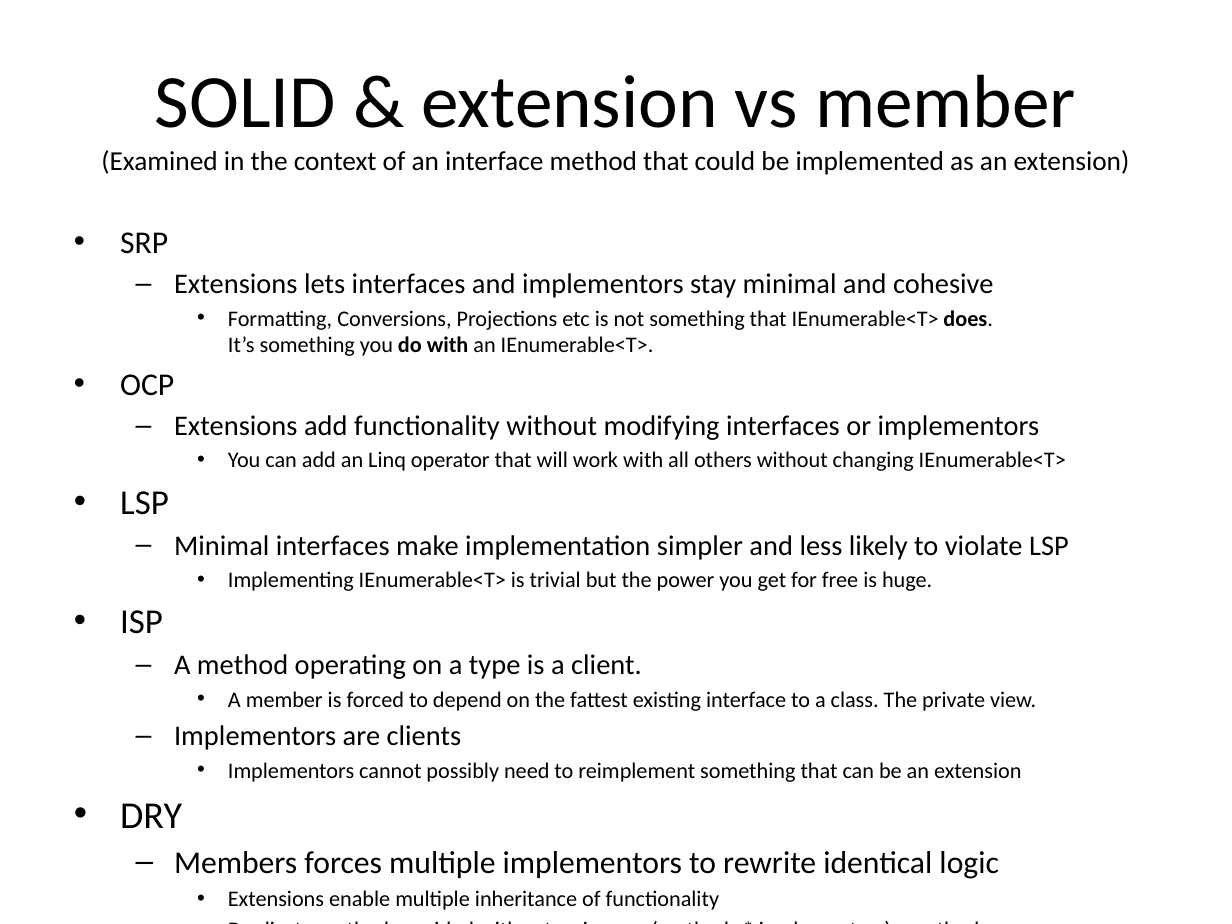
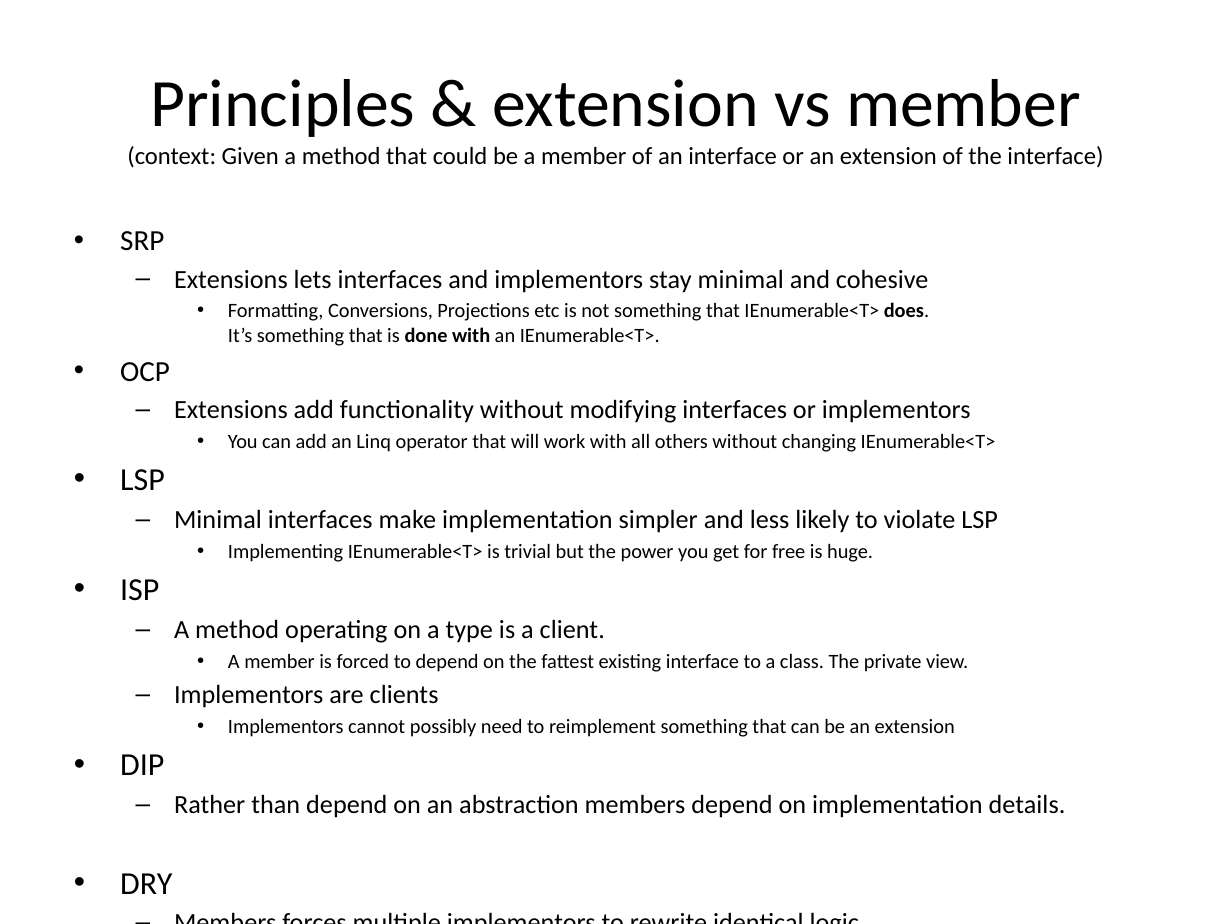
Before and after one commit to mlidbom/CSharpElevate, a slide deck: slide 10 of CSharp3.pptx. Drawn at 1232x924 pixels with LibreOffice and Linux fonts; fonts in the diff are those of the drawing. Boxes give left, top, right and bottom in pixels: in the first picture for what was removed or moved away, otherwise in the second. Text is boxed around its words. In the diff, an @@ line names an element or a change of style, - is before the commit and + after.

Commit message:
Update presentation.

```diff
--- a/CSharp3.pptx
+++ b/CSharp3.pptx
@@ title at <box>127,79,1103,168</box>: text changed; size 16 to 14.4 pt @@
-SOLID & extension vs member
-(Examined in the context of an interface method that could be implemented as an extension)
+Principles & extension vs member
+(context: Given a method that could be a member of an interface or an extension of the interface)
@@ text at <box>120,231,998,894</box>: size 18.5 to 17 pt in "SRP", "OCP"; size 16.6 to 15.3 pt in "Extensions lets interfaces and implementors stay minimal ...", "Extensions add functionality without modifying interfaces or ...", "Minimal interfaces make implementation simpler and less ...", "A method operating on a type is ..." and 1 more places; size 12.9 to 11.9 pt in "You can add an Linq operator that ...", "Implementing IEnumerable<T> is trivial but the power ...", "A member is forced to depend on ...", "Implementors cannot possibly need to reimplement something ..." and 2 more places; size 20.4 to 18.7 pt in "LSP", "ISP"; size 22.2 to 18.7 pt in "DRY"; size 18.5 to 15.3 pt in "Members forces multiple implementors to rewrite identical ..." @@
@@ text at <box>228,302,929,346</box>: text changed; size 12.9 to 11.9 pt @@
-    • Formatting, Conversions, Projections etc is not something that IEnumerable<T> does.
-      It’s something you do with an IEnumerable<T>.
+    • Formatting, Conversions, Projections etc is not something that IEnumerable<T> does.
+      It’s something that is done with an IEnumerable<T>.
@@ text at <box>120,754,1066,818</box>: paragraphs added @@
+• DIP
+  – Rather than depend on an abstraction members depend on implementation details.
```
Also in this commit, not shown: 2 other slides changed.
